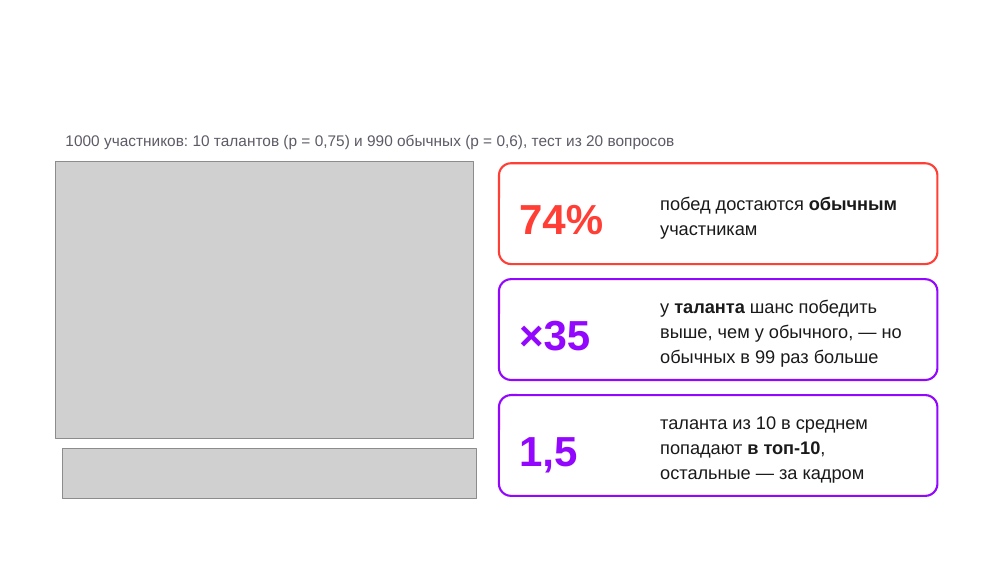
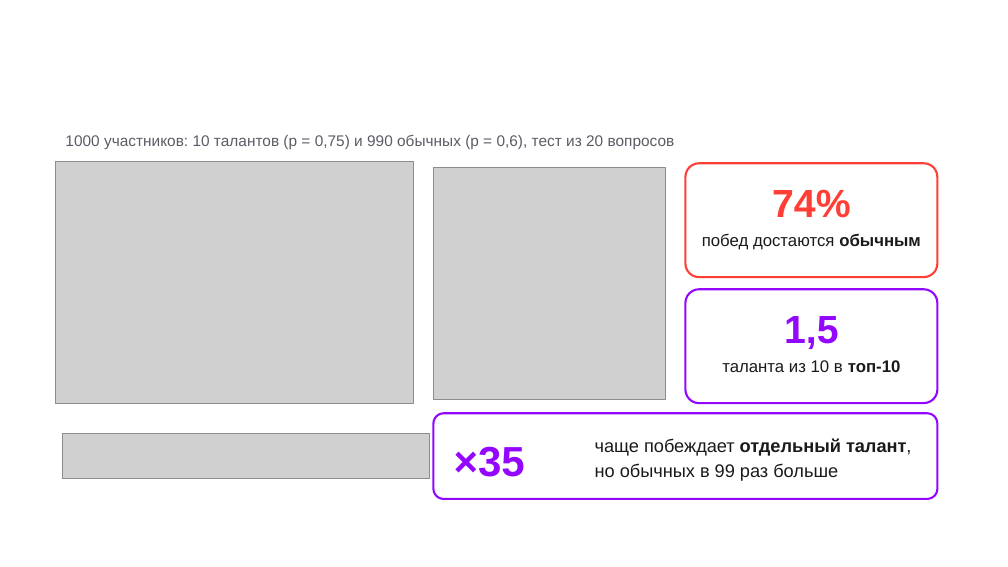
Before and after one commit to kristina67526752-byte/video, a slide deck: slide 17 of talent-vs-luck/Победителей_не_судят_с_п5.pptx. Drawn at 1008x567 pixels with LibreOffice and Linux fonts; fonts in the diff are those of the drawing; grey boxes stand for pictures; background and template pictures are left out. Boxes give left, top, right and bottom in pixels: in the first picture for what was removed or moved away, otherwise in the second. Text is boxed around its words. In the diff, an @@ line names an element or a change of style, - is before the commit and + after.

```diff
--- a/talent-vs-luck/Победителей_не_судят_с_п5.pptx
+++ b/talent-vs-luck/Победителей_не_судят_с_п5.pptx
@@ picture: place and size @@
-picture at box(55, 161, 474, 438)
+picture at box(55, 161, 413, 403)
@@ picture added at box(433, 167, 665, 399) @@
@@ rounded rectangle: place and size @@
-rounded rectangle at box(499, 163, 937, 264)
+rounded rectangle at box(685, 163, 937, 277)
@@ text "74%": place and size @@
-text "74%" at box(519, 205, 603, 235)
+text "74%" at box(772, 189, 850, 218)
@@ text "74%" at box(772, 189, 850, 218): size 30 to 28 pt; alignment left to centre @@
@@ text "побед достаются обычным" at box(702, 233, 921, 250): vertical alignment middle to top @@
@@ text at box(702, 233, 921, 250): text changed; size 13 to 12 pt @@
-побед достаются обычным участникам
+побед достаются обычным
@@ rounded rectangle: place and size @@
-rounded rectangle at box(499, 279, 937, 380)
+rounded rectangle at box(685, 289, 937, 403)
@@ text "1,5" at box(784, 316, 838, 349): size 30 to 28 pt; alignment left to centre @@
@@ text "1,5": place and size @@
-text "1,5" at box(519, 437, 577, 473)
+text "1,5" at box(784, 316, 838, 349)
@@ text "таланта из 10 в топ-10" at box(722, 360, 901, 372): vertical alignment middle to top @@
@@ text at box(722, 360, 901, 372): text changed; size 13 to 12 pt @@
-у таланта шанс победить выше, чем у обычного, — но обычных в 99 раз больше
+таланта из 10 в топ-10
@@ rounded rectangle: place and size @@
-rounded rectangle at box(499, 395, 937, 496)
+rounded rectangle at box(433, 413, 937, 499)
@@ text "×35": place and size @@
-text "×35" at box(519, 320, 590, 351)
+text "×35" at box(454, 446, 525, 477)
@@ text removed at box(660, 416, 868, 483) @@
-таланта из 10 в среднем попадают в топ-10, остальные — за кадром
@@ picture removed at box(62, 449, 477, 499) @@
@@ picture added at box(62, 433, 429, 479) @@
@@ text added at box(595, 438, 911, 481), 13 pt, text #1A1A1A @@
+чаще побеждает отдельный талант, но обычных в 99 раз больше
```
Also in this commit, not shown: 4 other slides changed, 24 other files.
